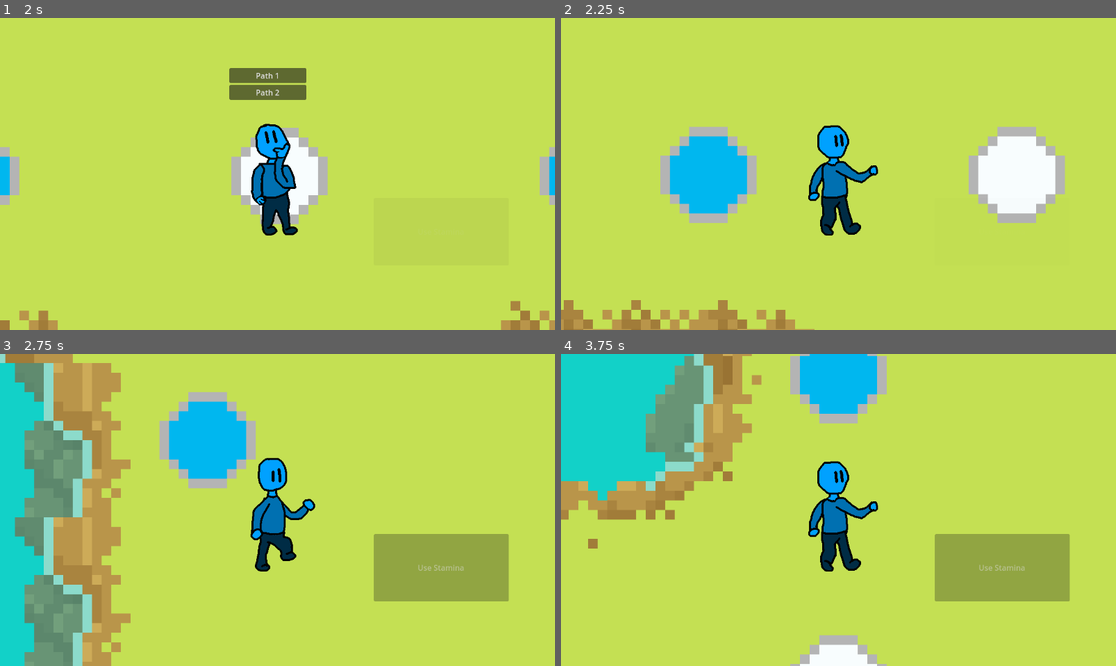
Above: before the commit, frames 1-4 (two rows, left to right).
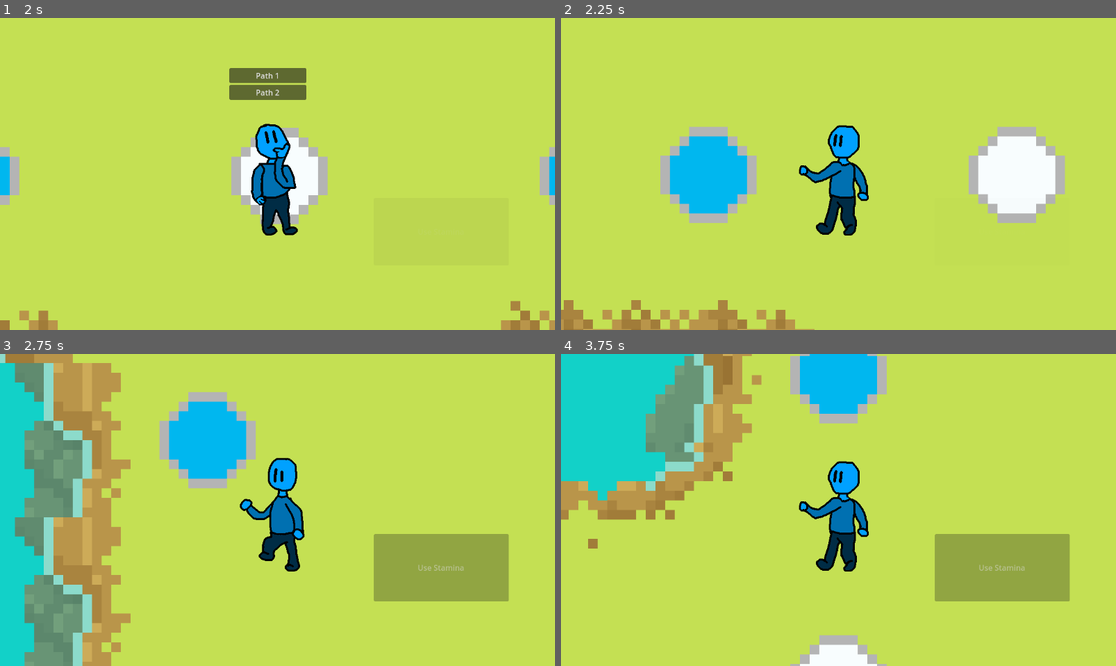
Above: after the commit, the same moments.

Repository: hdlqpn/Capstone-I-2024
Game: Godot game, scene res://Scenes/title_screen.tscn
Two runs of this game, one before a commit and one after it. Both use one fixed random seed, a clock stepped at 60 frames per second and the inputs below. Sound files missing from this copy of the repository are replaced by a short silence.
Inputs (mouse positions are in pixels of both pictures, inside the frame that each line leads up to):
- Up to frame 1 (2 s): click "Play" at 0.5 s; click "Roll Dice" at 1.25 s
- Up to frame 2 (2.25 s): click "Path 1" at 2 s
- Up to frame 3 (2.75 s): no input
- Up to frame 4 (3.75 s): tap Enter (ui_accept) at 2.75, 3.02 s; move the mouse to (960, 494) at 2.77 s; tap Shift (player_1_punch) at 2.85 s; click (960, 494) at 2.92 s; click "Path 2" at 3.5 s

Frame 1 is identical in both runs. In frame 2, 1.9% of the frame differs, in the area x 42-58%, y 34-70%; in frame 3, 2.2%, in the area x 43-57%, y 33-70%; in frame 4, 1.9%.

Commit message:
Fixed paths and dictionary positions

Diff:
--- a/capstonegame/Scenes/Main.tscn
+++ b/capstonegame/Scenes/Main.tscn
@@ -3084,7 +3084,7 @@
 tile_set = SubResource("TileSet_m0nxx")
 
 [node name="Buttons" type="TileMapLayer" parent="Board"]
-tile_map_data = PackedByteArray("AAAAAAIAAwAAAAAAAAD+/wIAAgA …(390 unchanged characters)… AAbAAAAAgAAAAAAAAAbAPz/AgAAAAAAAAAcAP7/AwAAAAAAAAAAAAgAAwAAAAAAAAD+/wkAAgAAAAAAAA …(1492 unchanged characters)…
+tile_map_data = PackedByteArray("AAAAAAIAAwAAAAAAAAD+/wIAAgA …(390 unchanged characters)… AAbAAAAAgAAAAAAAAAbAPz/AgAAAAAAAAAcAP7/AgAAAAAAAAAAAAgAAwAAAAAAAAD+/wkAAgAAAAAAAA …(1492 unchanged characters)…
 tile_set = SubResource("TileSet_7wkbc")
 
 [node name="Player1" parent="." instance=ExtResource("3_xoben")]
--- a/capstonegame/Scenes/tile_manager.gd
+++ b/capstonegame/Scenes/tile_manager.gd
@@ -22,6 +22,7 @@
 	Vector2(-13, 1): [Vector2(-15, 1)],
 	Vector2(-15, 1): [Vector2(-17, 1)],
 	Vector2(-17, 1): [Vector2(-19, 1)],
+	Vector2(-19, 1): [Vector2(-21, 1)],
 	Vector2(-3, 13): [Vector2(-3, 15)],
 	Vector2(-3, 15): [Vector2(-3, 17)],
 	Vector2(-3, 17): [Vector2(-3, 19), Vector2(-5, 17)],
@@ -33,7 +34,7 @@
 	Vector2(2, 25): [Vector2(3, 23)],
 	Vector2(3, 23): [Vector2(3 ,21)],
 	Vector2(3, 21): [Vector2(3, 19)],
-	Vector2(3, 19): [Vector2(3, 15)],
+	Vector2(3, 19): [Vector2(3, 17)],
 	Vector2(3, 15): [Vector2(3, 13)],
 	Vector2(3, 13): [Vector2(3, 11)],
 	Vector2(3, 11): [Vector2(2, 9)],
@@ -44,7 +45,7 @@
 	Vector2(-16, 12): [Vector2(-18, 9)],
 	Vector2(-18, 9): [Vector2(-19, 6)],
 	Vector2(-19, 6): [Vector2(-19, 3)],
-	Vector2(-19, 3): [Vector2(-21, 1)],
+	Vector2(-19, 3): [Vector2(-19, 1)],
 	Vector2(-21, 1): [Vector2(-23, 1)],
 	Vector2(-23, 1): [Vector2(-25, 1)],
 	Vector2(-25, 1): [Vector2(-27, 0)],
@@ -52,6 +53,7 @@
 	Vector2(-28, -2): [Vector2(-27, -4)],
 	Vector2(-27, -4): [Vector2(-25, -5)],
 	Vector2(-25, -5): [Vector2(-23, -5)],
+	Vector2(-23, -5): [Vector2(-21, -5)],
 	Vector2(-21, -5): [Vector2(-19, -5)],
 	Vector2(-19, -5): [Vector2(-17, -5), Vector2(-19, -7)],
 	Vector2(-17, -5): [Vector2(-15, -5)],
@@ -121,7 +123,8 @@
 	Vector2(14, 14): [Vector2(11, 16)],
 	Vector2(11, 16): [Vector2(8, 17)],
 	Vector2(8, 17): [Vector2(5, 17)],
-	Vector2(5, 17): [Vector2(3, 17)]
+	Vector2(5, 17): [Vector2(3, 17)],
+	Vector2(3, 17): [Vector2(3, 15)]
 }
 var tile_types: Dictionary = {
 	Vector2(0, 2): "fork",
@@ -139,7 +142,7 @@
 	Vector2(0, 8): "fork",
 	Vector2(-2, 9): "blue",
 	Vector2(-3, 11): "blue",
-	Vector2(-3, -13): "blue",
+	Vector2(-3, 13): "blue",
 	Vector2(-10, -2): "fork",
 	Vector2(-11, 0): "blue",
 	Vector2(-13, 1): "blue",
--- a/capstonegame/Scripts/Player1.gd
+++ b/capstonegame/Scripts/Player1.gd
@@ -27,6 +27,7 @@
 	# Set up reference to the animated sprite
 	animated_sprite = $AnimatedSprite2D
 
+
 	# Set up reference to the tilemap
 	tilemap = get_node("/root/Main/Board/Land")
 
@@ -76,6 +77,13 @@
 		var target_position: Vector2 = tilemap.map_to_local(target_tile)
 		var direction: Vector2 = (target_position - position).normalized()
 		var distance_to_move: float = move_speed * delta
+		if direction < Vector2(0,0):
+			print("move left!!!!!!!!!!!!!!!!!!!!!!!!!!!!!!!!!!!!")
+			animated_sprite.flip_h = true
+		elif direction > Vector2(0,0):
+			print("move right!!!!!!!!!!!!!!!!!!!!!!!!!!!!!!!!!!!!")
+			animated_sprite.flip_h = false
+
 
 		# If the player is close enough to the target tile, snap to it
 		if position.distance_to(target_position) <= distance_to_move:
@@ -172,7 +180,7 @@
 	# Disable the roll button to prevent spamming
 	roll_button.disabled = true
 	use_stamina_button.disabled = true
-	roll_result = 6
+	roll_result = 100
 	#roll_result = randi() % 6 + 1
 	print("Rolled: ", roll_result)
 
